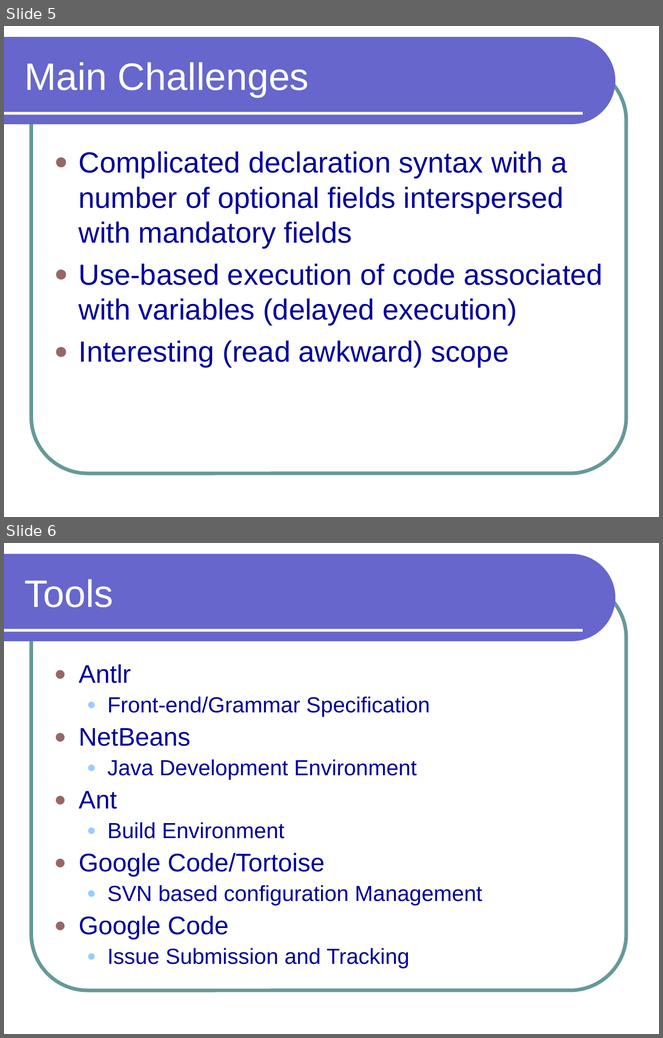
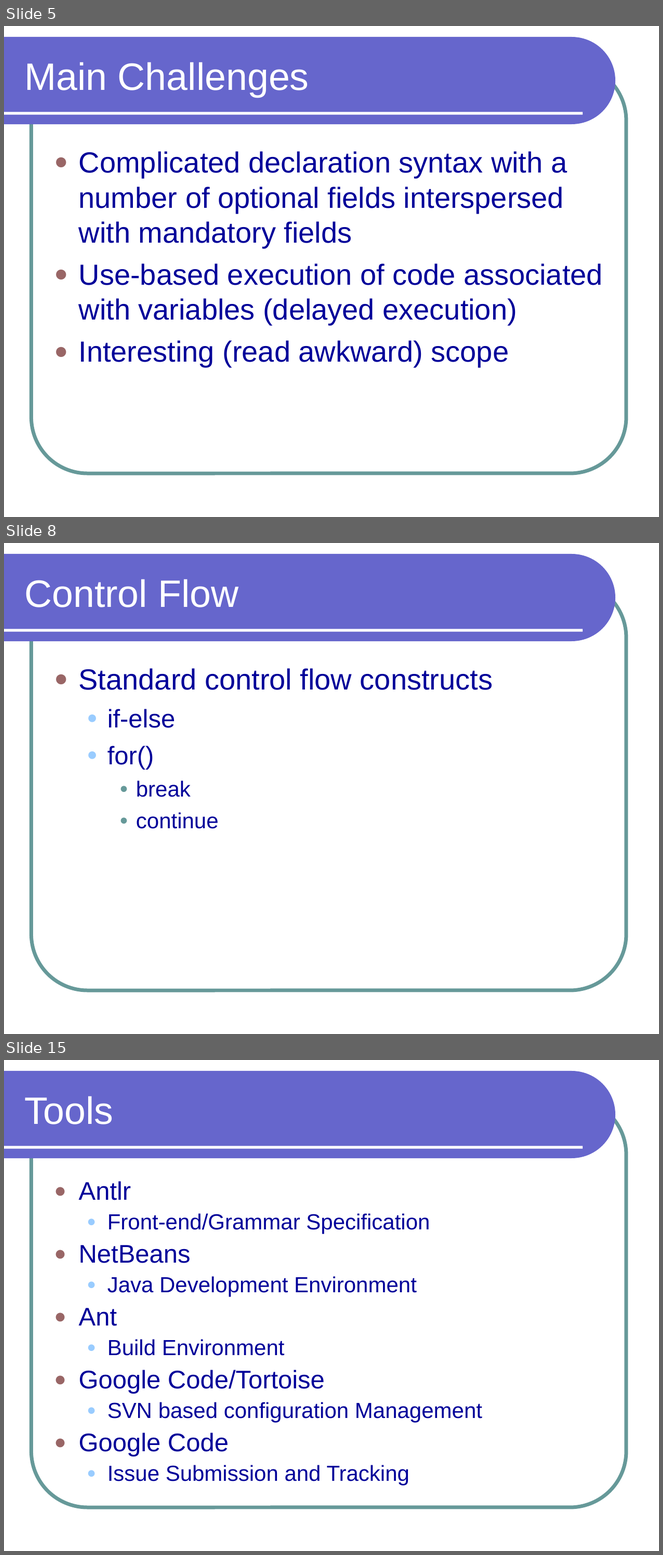
Before and after one commit to preethinarayan/plt-bdpl, a slide deck: bdpl/doc/Presentation/BDPL.ppt. Shown one above the other, each under a label of ours: slides 5 and 6 before the commit, slides 5, 8 and 15 after it; the slides between them are not shown. The pictures are 663x1038 and 663x1555 pixels, drawn with LibreOffice and Linux fonts; fonts in the diff are those of the drawing. Boxes give left, top, right and bottom in pixels: in the first picture for what was removed or moved away, otherwise in the second. Text is boxed around its words. In the diff, an @@ line names an element or a change of style, - is before the commit and + after.

```diff
--- a/bdpl/doc/Presentation/BDPL.ppt
+++ b/bdpl/doc/Presentation/BDPL.ppt
@@ slide 8 added at (x1=4, y1=543, x2=659, y2=1034), background #FFFFFF; not listed: 3 template elements that a slide beside it also shows @@
@@ title added at (x1=24, y1=579, x2=239, y2=607), 42 pt, text #FFFFFF @@
+Control Flow
@@ text added at (x1=79, y1=668, x2=493, y2=829), 32 pt, text #000099 @@
+● Standard control flow constructs
+  ● if-else
+  ● for()
+    ● break
+    ● continue
@@ what was slide 6 is now slide 15 @@
```
Also in this commit, not shown: 8 other slides added.
